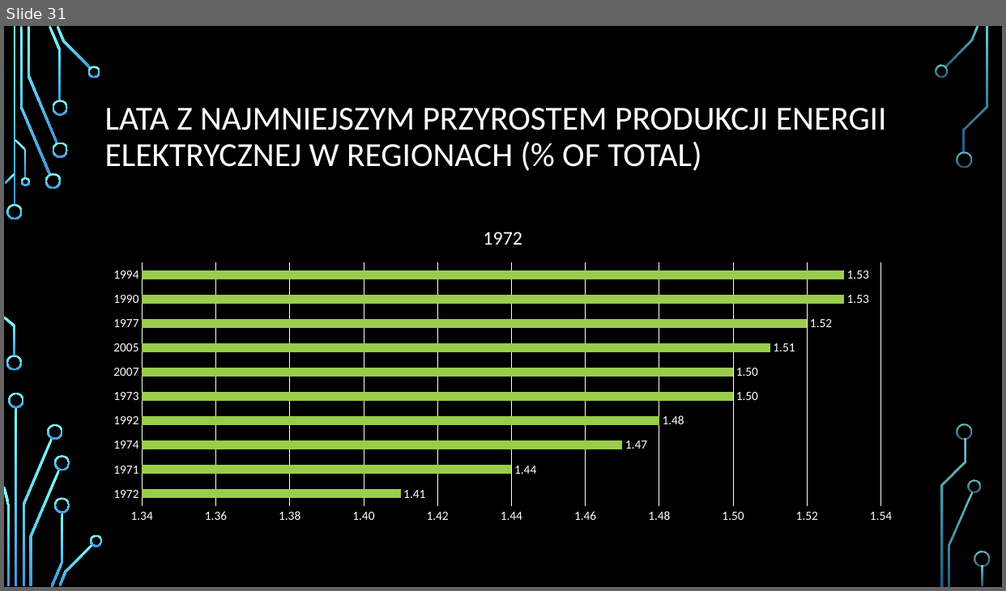
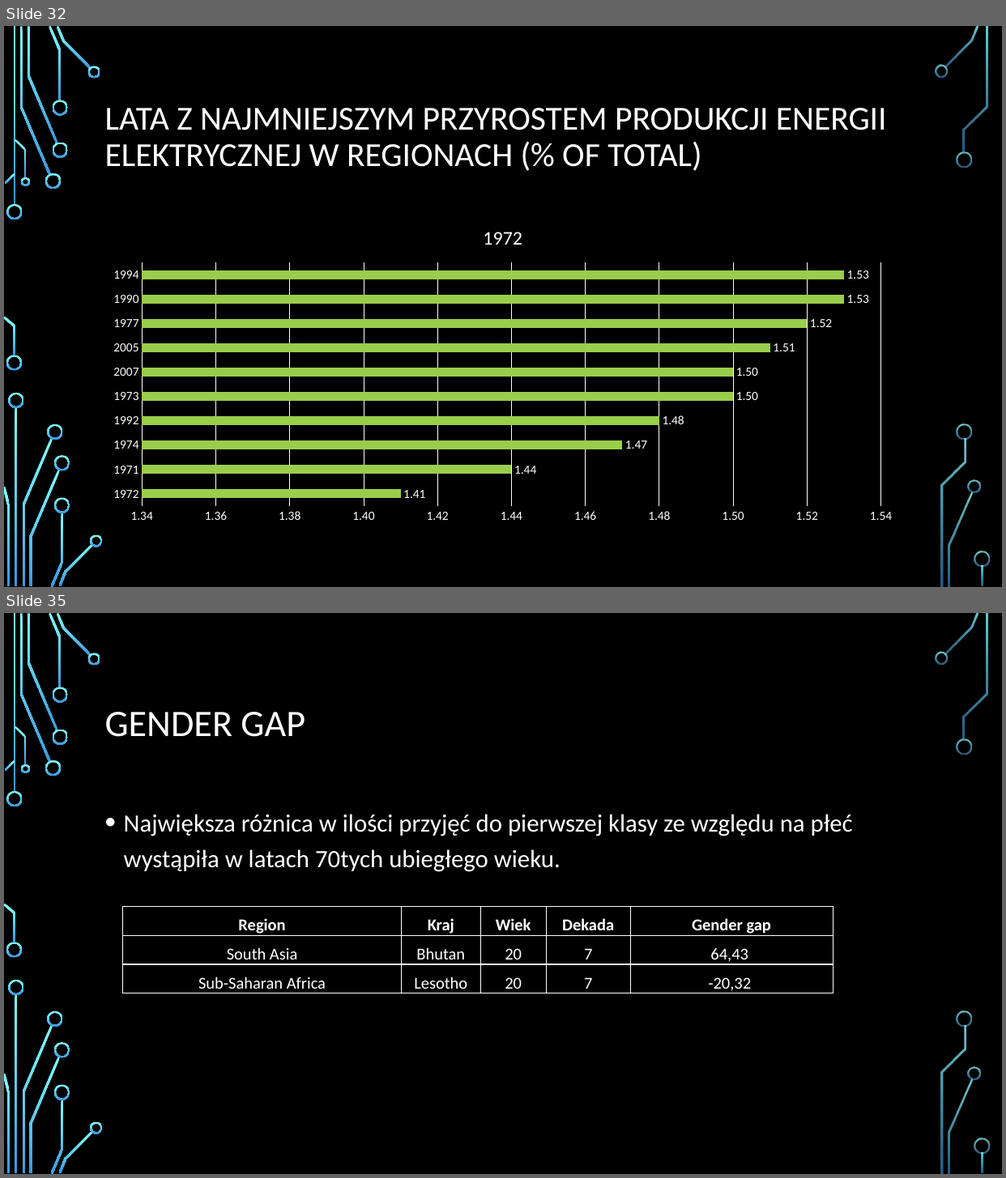
Before and after one commit to infoshareacademy/jdszr4-wdevs, a slide deck: prezentacje/SQL - Prezentacja koncowa.pptx. Shown one above the other, each under a label of ours: slide 31 before the commit, slides 32 and 35 after it; the slides between them are not shown. The pictures are 1006x591 and 1006x1178 pixels, drawn with LibreOffice and Linux fonts; fonts in the diff are those of the drawing; background and template pictures are left out. Boxes give left, top, right and bottom in pixels: in the first picture for what was removed or moved away, otherwise in the second. Text is boxed around its words. In the diff, an @@ line names an element or a change of style, - is before the commit and + after.

```diff
--- a/prezentacje/SQL - Prezentacja koncowa.pptx
+++ b/prezentacje/SQL - Prezentacja koncowa.pptx
@@ slide 35 added at [4, 613, 1002, 1174], background picture (left out); not listed: 36 template elements that a slide beside it also shows @@
@@ title added at [105, 712, 305, 737], 36 pt, text #FFFFFF @@
+GENDER GAP
@@ text added at [124, 814, 853, 872], 24 pt, text #FFFFFF @@
+• Największa różnica w ilości przyjęć do pierwszej klasy ze względu na płeć wystąpiła w latach 70tych ubiegłego wieku.
@@ table added at [123, 907, 833, 997], 3 rows, 5 columns @@
+Region | Kraj | Wiek | Dekada | Gender gap
+South Asia | Bhutan | 20 | 7 | 64,43
+Sub-Saharan Africa | Lesotho | 20 | 7 | -20,32
@@ what was slide 31 is now slide 32 @@
```
Also in this commit, not shown: 1 slide changed, 23 other slides added.
